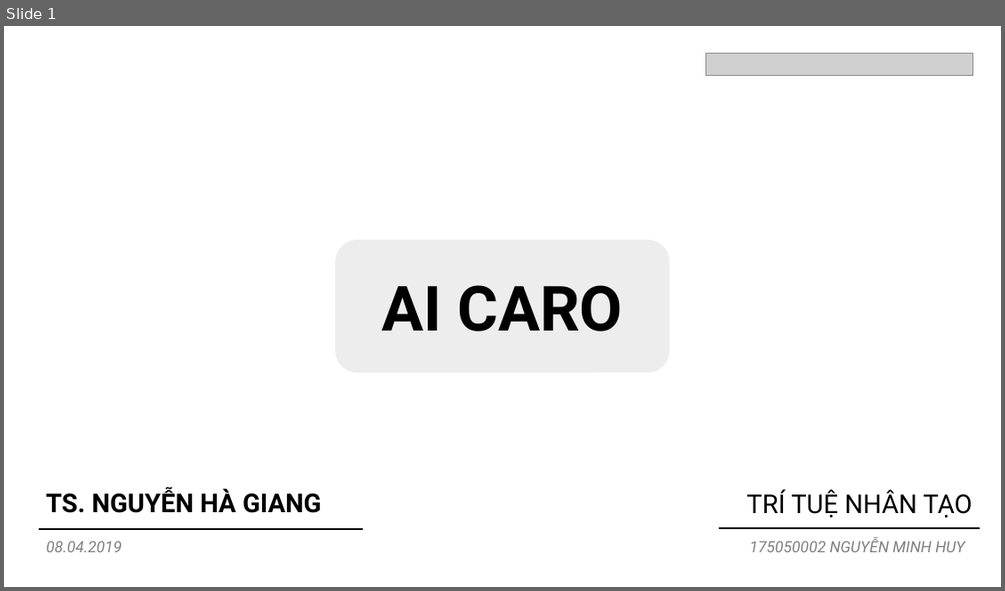
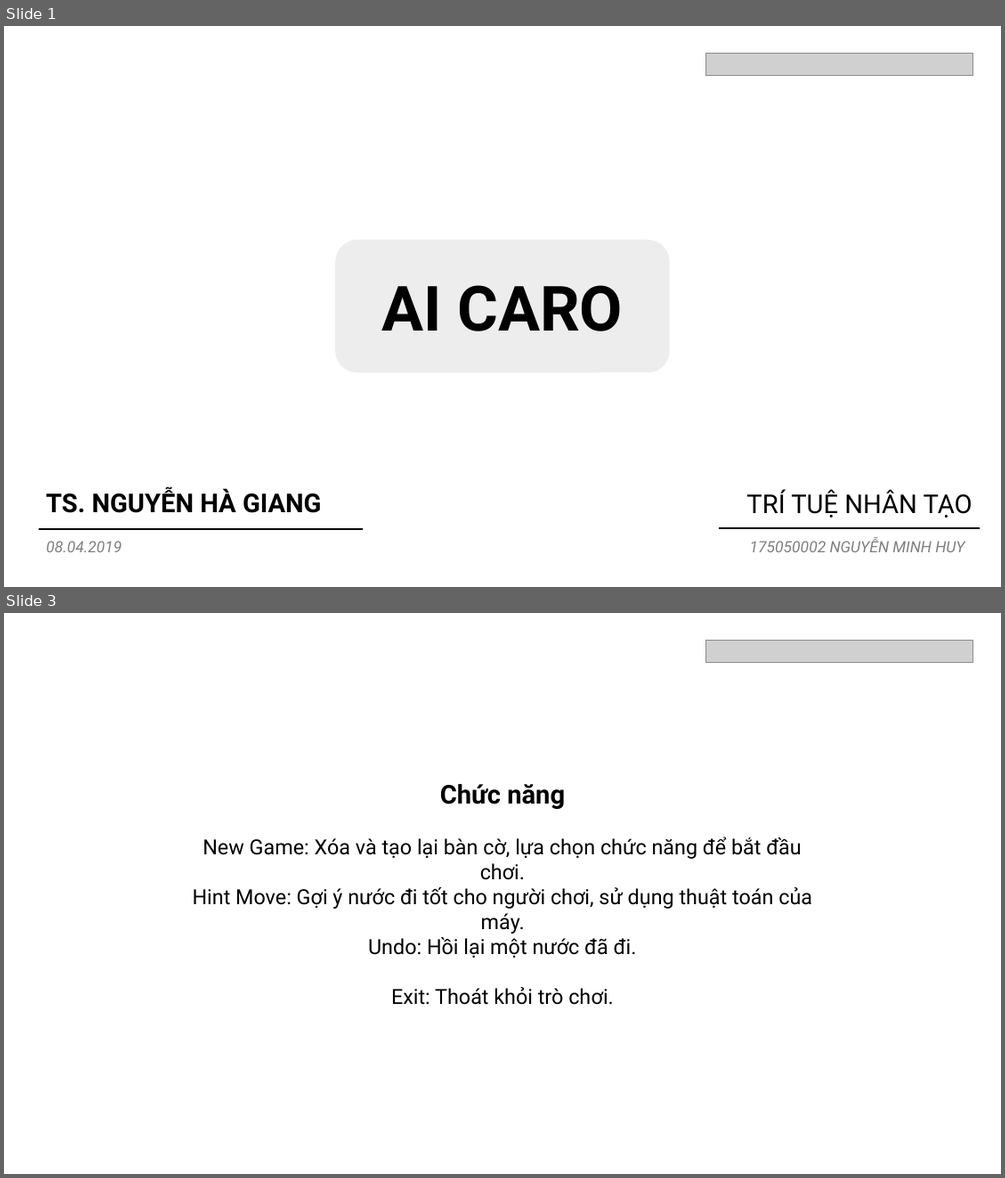
Before and after one commit to ithgnm/AI-Caro, a slide deck: Caro.pptx. Shown one above the other, each under a label of ours: slide 1 before the commit, slides 1 and 3 after it; the slides between them are not shown. The pictures are 1005x591 and 1005x1178 pixels, drawn with LibreOffice and Linux fonts; fonts in the diff are those of the drawing; grey boxes stand for pictures; background and template pictures are left out. Boxes give left, top, right and bottom in pixels: in the first picture for what was removed or moved away, otherwise in the second. Text is boxed around its words. In the diff, an @@ line names an element or a change of style, - is before the commit and + after.

```diff
--- a/Caro.pptx
+++ b/Caro.pptx
@@ slide 3 added at [4, 613, 1001, 1174], background picture (left out) @@
@@ picture added at [706, 641, 972, 663] @@
@@ group added at [193, 784, 812, 1005]: 5 texts @@
+Chức năng
+New Game: Xóa và tạo lại bàn cờ, lựa chọn chức năng để bắt đầu chơi.
+Hint Move: Gợi ý nước đi tốt cho người chơi, sử dụng thuật toán của máy.
+Undo: Hồi lại một nước đã đi.
+Exit: Thoát khỏi trò chơi.
```
Also in this commit, not shown: 7 other slides added, 1 slide removed.
